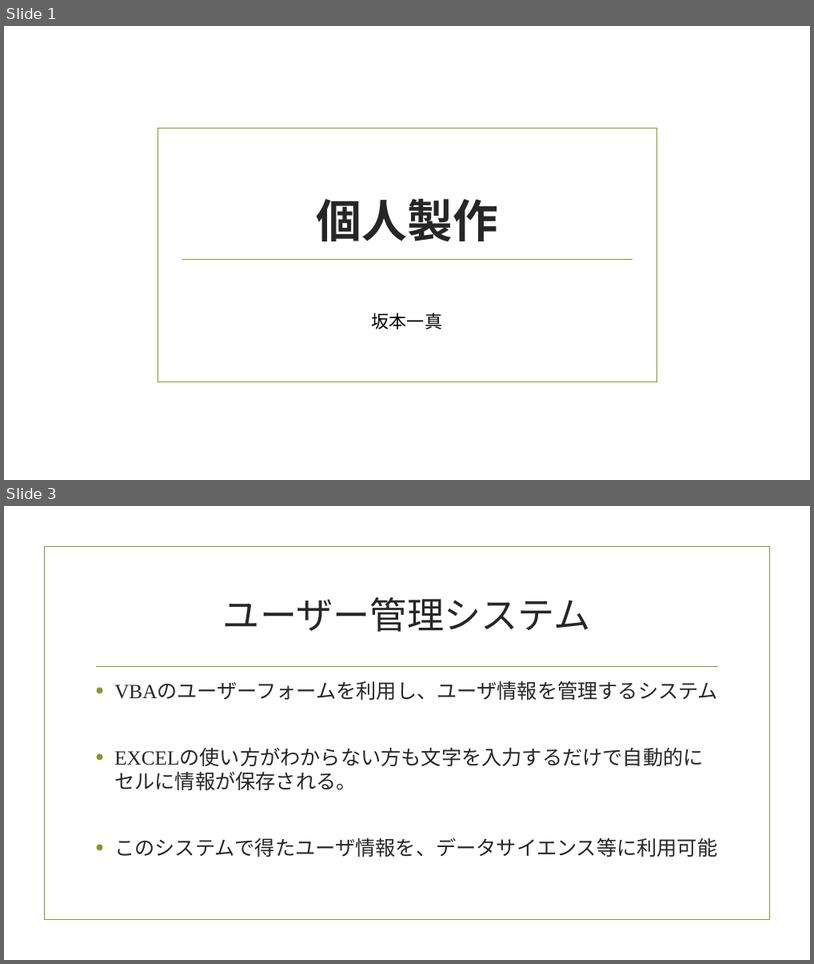
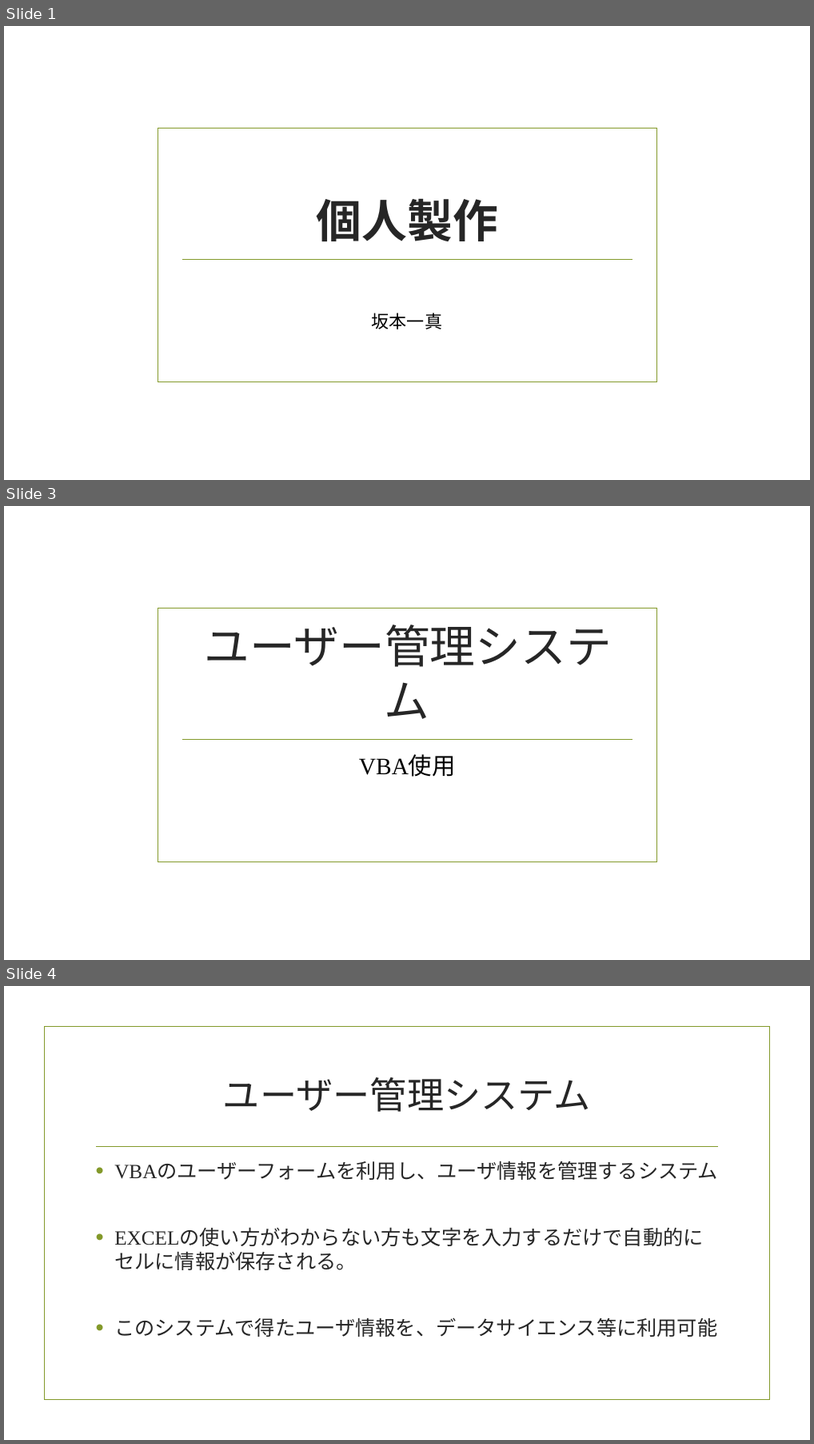
Before and after one commit to sakamoto222/summer, a slide deck: 個人製作.pptx. Shown one above the other, each under a label of ours: slides 1 and 3 before the commit, slides 1, 3 and 4 after it; the slides between them are not shown. The pictures are 814x964 and 814x1444 pixels, drawn with LibreOffice and Linux fonts; fonts in the diff are those of the drawing; background and template pictures are left out. Boxes give left, top, right and bottom in pixels: in the first picture for what was removed or moved away, otherwise in the second. Text is boxed around its words. In the diff, an @@ line names an element or a change of style, - is before the commit and + after.

```diff
--- a/個人製作.pptx
+++ b/個人製作.pptx
@@ slide 3 added at (x1=4, y1=506, x2=810, y2=960), background picture (left out); not listed: 2 template elements that a slide beside it also shows @@
@@ title added at (x1=205, y1=624, x2=612, y2=719), 54 pt, text #262626 @@
+ユーザー管理システム
@@ subtitle added at (x1=359, y1=756, x2=456, y2=776), 28 pt, text #000000 @@
+VBA使用
@@ what was slide 3 is now slide 4 @@
```
Also in this commit, not shown: 2 slides changed, 13 other slides added.
